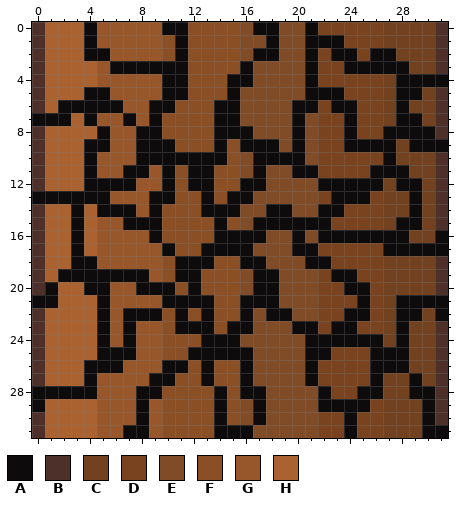
One commit to this pixel-art sprite: Assets/Animations/Logs/log_middle5.png. Above: the version before the commit.
The file is 32x32 pixels.
Palette (. is transparent): A #0d0b0b  B #4e302a  C #714120  D #78431e  E #804c28  F #8b4f25  G #97572a  H #aa6230
Now the later version:
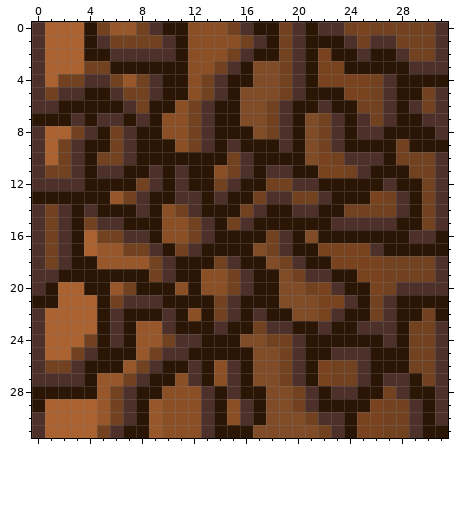
Message: Added drift to the bobber depending on the knots_speed and updated the log cracked images to make them more 3D
Difference:
colour A: #0d0b0b -> #2b1505
y 0: x 5 G -> C; x 8..9 GG -> CB; x 15..16 FE -> CB; x 19..20 EE -> CB; x 22..24 DDD -> BBC; x 26 D -> C
y 1: x 5..10 GGGGGF -> BCCCCB; x 16..17 EE -> CB; x 19..20 EE -> CB; x 24..27 DDDC -> BCBB
y 2: x 6..10 GGGGF -> BBBBB; x 15..16 FE -> CB; x 19..20 EE -> CB; x 25 D -> B; x 28 C -> B
y 3: x 4..5 HG -> CC; x 14..15 FF -> CB; x 19..20 EE -> CB; x 29..30 CC -> BB
y 4: x 2..6 HHHGG -> CCBBC; x 8..9 GG -> CB; x 13..14 FF -> CB; x 19..20 EE -> CB; x 26..27 DC -> CB
y 5: x 1..3 HHH -> CBB; x 6..9 GGGG -> BCCB; x 13..14 FF -> CB; x 19..20 EE -> CB; x 26..27 DC -> CB
y 6: x 1 H -> B; x 7..8 GG -> BC; x 12..13 FF -> CB; x 18..19 EE -> CB; x 22 D -> B; x 25..27 DDC -> CCB; x 29 C -> B
y 7: x 3 H -> B; x 5..6 GG -> BB; x 8 G -> B; x 12..13 FF -> CB; x 18..19 EE -> CB; x 22..23 DD -> CB; x 25..27 DDC -> BCB; x 30 C -> B
y 8: x 3..4 HH -> CB; x 6..7 GG -> CB; x 12..13 FF -> CB; x 18..19 EE -> CB; x 22..23 DD -> CB; x 25..26 DD -> BB
y 9: x 2..3 HH -> CB; x 6..7 GG -> CB; x 12..13 FF -> CB; x 15 F -> B; x 19 E -> B; x 22..23 DD -> CB
y 10: x 2..3 HH -> CB; x 5..7 GGG -> CCB; x 15..16 FE -> CB; x 23..26 DDDD -> CBBB
y 11: x 1..3 HHH -> CCB; x 5..6 GG -> BB; x 9 G -> B; x 11 F -> B; x 15..16 FE -> CB; x 18..19 EE -> BB; x 24..25 DD -> CB
y 12: x 1..3 HHH -> BBB; x 8..9 GG -> CB; x 11 F -> B; x 14..15 FF -> CB; x 18..21 EEEE -> CCBB; x 27 C -> B
y 13: x 7..8 GG -> CB; x 11..12 FF -> BB; x 14 F -> B; x 17..22 EEEEED -> CBBCCB; x 28 C -> B
y 14: x 1..2 HH -> CB; x 4 H -> B; x 8 G -> B; x 11..12 FF -> CB; x 16..17 EE -> CB; x 20..21 EE -> BB; x 24..26 DDD -> CCC; x 28 C -> B
y 15: x 1..2 HH -> CB; x 4..6 HGG -> CBB; x 12..13 FF -> CB; x 15..16 FE -> CB; x 23..27 DDDDC -> BBBBB
y 16: x 1..2 HH -> CB; x 5..8 GGGG -> CCBB; x 12..13 FF -> CB; x 18..19 EE -> CB; x 29..30 CC -> BB
y 17: x 1..2 HH -> CB; x 7..9 GGG -> CCB; x 11..12 FF -> CB; x 18..19 EE -> CB; x 26 D -> B
y 18: x 1..2 HH -> CB; x 9..10 GF -> CB; x 14..15 FF -> CB; x 19..20 EE -> CB
y 19: x 1 H -> B; x 9..10 GF -> CB; x 15..16 FE -> CB; x 20..22 EED -> CBB
y 20: x 7 G -> C; x 15..16 FE -> CB; x 21 E -> C; x 23 D -> B; x 28..30 CCC -> BBB
y 21: x 6..9 GGGG -> CBBB; x 14..15 FF -> CB; x 24 D -> B; x 26..27 DC -> CB
y 22: x 6 G -> B; x 10 F -> B; x 14..15 FF -> CB; x 17 E -> B; x 23 D -> B; x 26..27 DC -> CB
y 23: x 6 G -> B; x 10 F -> B; x 14 F -> B; x 17..19 EEE -> CBB; x 22 D -> B; x 25..27 DDC -> BBB
y 24: x 4 H -> C; x 6 G -> B; x 10..12 FFF -> CBB; x 18..20 EEE -> CCB; x 27 C -> B
y 25: x 3..4 HH -> CB; x 9..11 GFF -> CBB; x 19..20 EE -> CB; x 23..25 DDD -> BBB
y 26: x 1..3 HHH -> CCB; x 8..9 GG -> CB; x 12 F -> B; x 15 F -> B; x 19..20 EE -> CB; x 23..25 DDD -> CCB
y 27: x 1..3 HHH -> BBB; x 7..8 GG -> CB; x 12 F -> B; x 15 F -> B; x 19..20 EE -> CB; x 23..25 DDD -> CCB; x 27..28 CC -> BB
y 28: x 6..7 GG -> CB; x 13 F -> B; x 15 F -> B; x 20..21 EE -> CB; x 23..24 DD -> BB; x 28 C -> B
y 29: x 6..7 GG -> CB; x 13 F -> B; x 16 E -> B; x 20..21 EE -> CB; x 29 C -> B
y 30: x 6..7 GG -> CB; x 13 F -> B; x 16 E -> B; x 21..23 EDD -> CBB; x 29 C -> B
y 31: x 5..6 GG -> CB; x 13 F -> B; x 22..23 DD -> CB; x 29 C -> B
Boxes around the changes in both pictures, in picture pixels (x1, y1, x2, y2):
changed: (32, 22, 448, 438)
